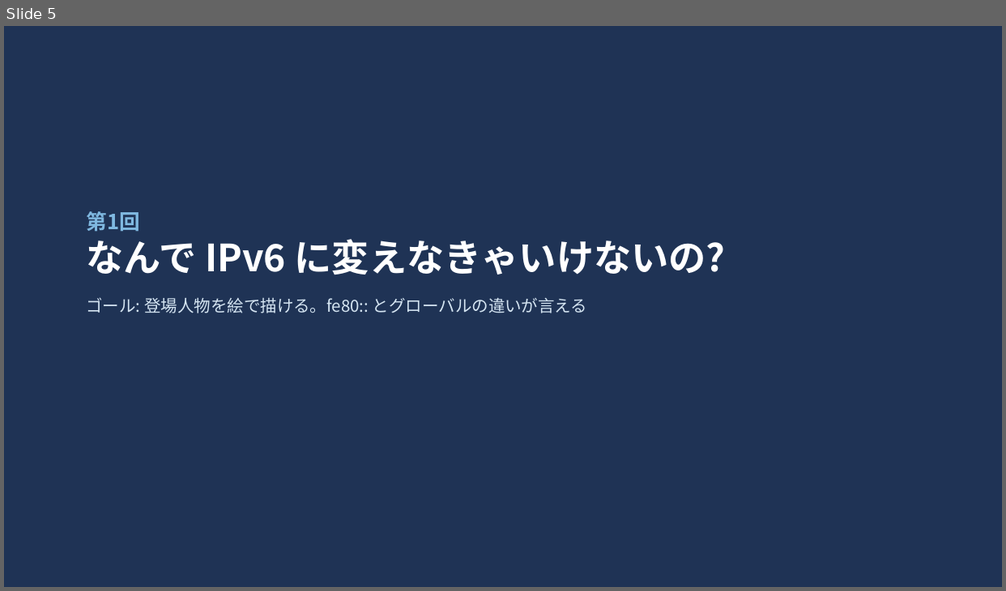
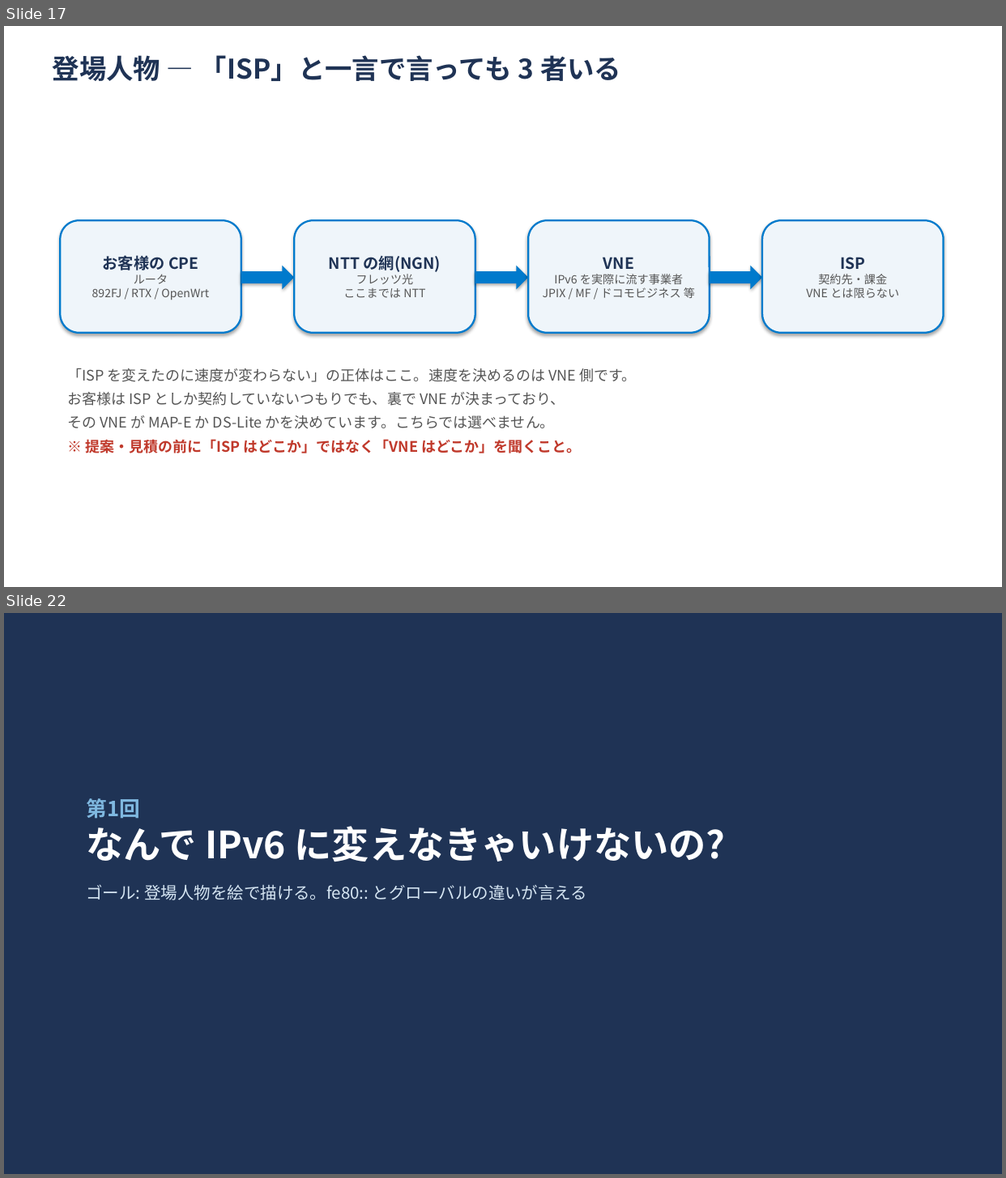
Before and after one commit to ginchankawaii/claude-code-book-template, a slide deck: docs/ipoe-lab/slides/toranomaki.pptx. Shown one above the other, each under a label of ours: slide 5 before the commit, slides 17 and 22 after it; the slides between them are not shown. The pictures are 1006x591 and 1006x1178 pixels, drawn with LibreOffice and Linux fonts; fonts in the diff are those of the drawing. Boxes give left, top, right and bottom in pixels: in the first picture for what was removed or moved away, otherwise in the second. Text is boxed around its words. In the diff, an @@ line names an element or a change of style, - is before the commit and + after.

```diff
--- a/docs/ipoe-lab/slides/toranomaki.pptx
+++ b/docs/ipoe-lab/slides/toranomaki.pptx
@@ slide 17 added at <box>4,26,1002,587</box>, background #FFFFFF @@
@@ text added at <box>53,55,621,81</box>, 26 pt, text #1F3355, bold @@
+登場人物 — 「ISP」と一言で言っても 3 者いる
@@ rounded rectangle added at <box>60,220,241,333</box>, fill #EFF5FA, outline #007ACC 1.75 pt, 11 pt, text #555555 @@
+お客様の CPE
+ルータ
+892FJ / RTX / OpenWrt
@@ rounded rectangle added at <box>295,220,475,333</box>, fill #EFF5FA, outline #007ACC 1.75 pt, 11 pt, text #555555 @@
+NTT の網(NGN)
+フレッツ光
+ここまでは NTT
@@ rounded rectangle added at <box>528,220,710,333</box>, fill #EFF5FA, outline #007ACC 1.75 pt, 11 pt, text #555555 @@
+VNE
+IPv6 を実際に流す事業者
+JPIX / MF / ドコモビジネス 等
@@ rounded rectangle added at <box>762,220,944,333</box>, fill #EFF5FA, outline #007ACC 1.75 pt, 11 pt, text #555555 @@
+ISP
+契約先・課金
+VNE とは限らない
@@ right arrow added at <box>241,266,295,289</box>, fill #007ACC @@
@@ right arrow added at <box>475,266,529,289</box>, fill #007ACC @@
@@ right arrow added at <box>710,266,762,289</box>, fill #007ACC @@
@@ text added at <box>67,369,636,454</box>, 14 pt, text #555555 @@
+「ISP を変えたのに速度が変わらない」の正体はここ。速度を決めるのは VNE 側です。
+お客様は ISP としか契約していないつもりでも、裏で VNE が決まっており、
+その VNE が MAP-E か DS-Lite かを決めています。こちらでは選べません。
+※ 提案・見積の前に「ISP はどこか」ではなく「VNE はどこか」を聞くこと。
@@ what was slide 5 is now slide 22 @@
```
Also in this commit, not shown: 2 slides changed, 25 other slides added, 3 other files.
